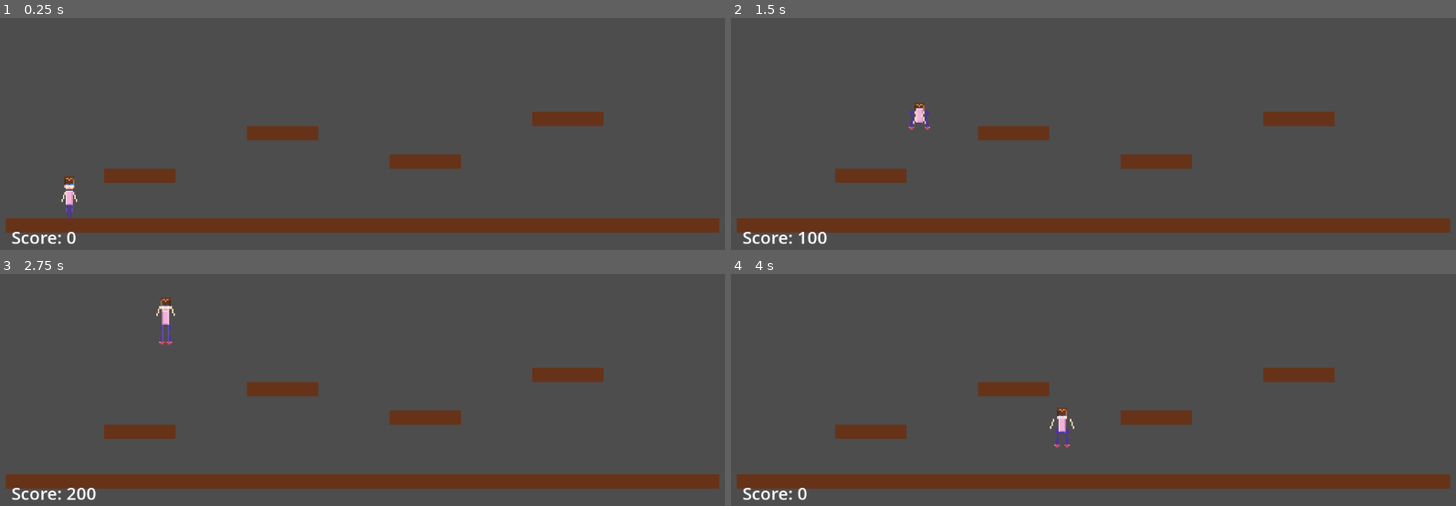
Above: before the commit, frames 1-4 (two rows, left to right).
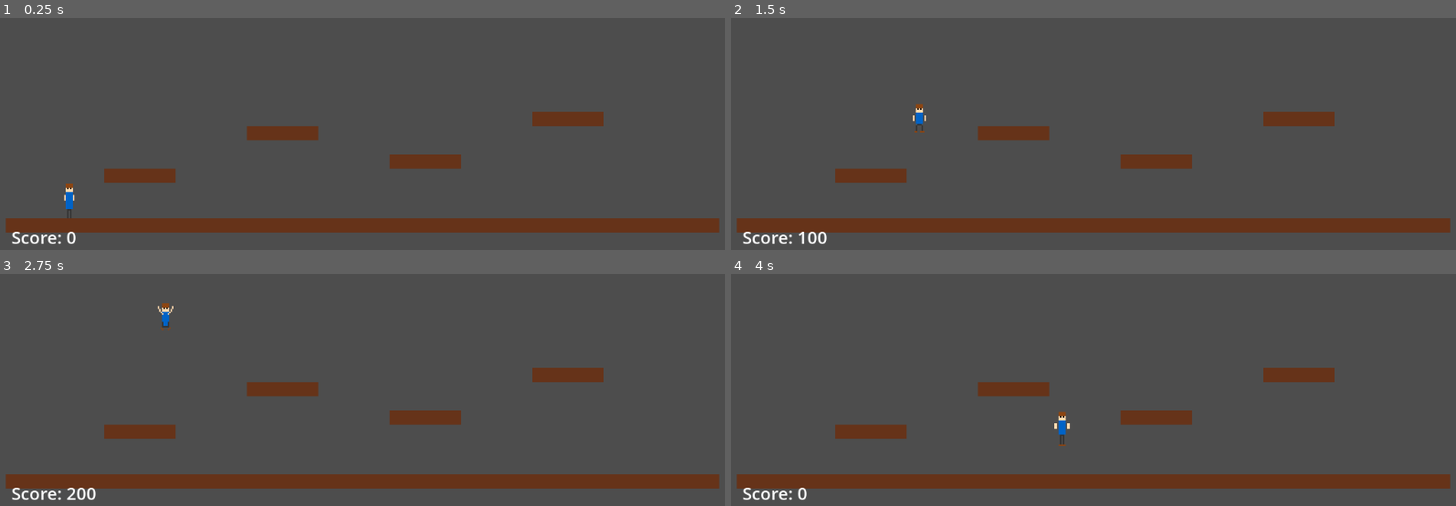
Above: after the commit, the same moments.

Repository: ismetfaik/Simple2DPlatformer
Game: Godot game, scene res://Main.tscn
The game is run twice, just before and just after one commit, with the same random seed, the same clock (stepped at 60 frames per second) and the same inputs.
Inputs:
- Up to frame 1 (0.25 s): no input
- Up to frame 2 (1.5 s): tap Enter at 0.5 s; hold D (move_right) from 0.53 s (still down); tap Space (jump) at 0.6, 0.77, 1.07, 1.35 s
- Up to frame 3 (2.75 s): tap Space (jump) at 1.52, 1.82, 2.1 s; release D (move_right) at 2.03 s; hold A (move_left) from 2.03 s (still down)
- Up to frame 4 (4 s): release A (move_left) at 2.78 s; hold D (move_right) from 2.78 s (still down); tap Space (jump) at 2.85, 3.02, 3.32, 3.6, 3.77 s

The runs differ from the first frame. In frame 1, 0.2% of the frame differs, in the area x 8-11%, y 68-87%; in frame 2, 0.2%; in frame 3, 0.2%; in frame 4, 0.3%, in the area x 43-48%, y 57-75%.

Commit message:
Fix jump arm animation with connected rotation system
- Fix character rendering issue that caused complete disappearance
- Implement natural arm rotation during jump_air animation
- Arms now rotate upward from shoulders using pixel-by-pixel positioning
- Arms remain visually connected to body throughout all animation states
- Restore stable PixelCharacterSprite system with proper proportions
- Update CLAUDE.md to reflect current animation system

🤖 Generated with [Claude Code](https://claude.ai/code)

Co-Authored-By: Claude <noreply@anthropic.com>

Diff:
--- a/scenes/Player.tscn
+++ b/scenes/Player.tscn
@@ -1,7 +1,7 @@
 [gd_scene load_steps=4 format=3 uid="uid://cggydgqeq7d4t"]
 
 [ext_resource type="Script" uid="uid://c3h8dii2my10o" path="res://scripts/Player.gd" id="1_4x8bk"]
-[ext_resource type="Script" path="res://scripts/EnhancedPixelCharacterSprite.gd" id="2_enhanced_pixel"]
+[ext_resource type="Script" path="res://scripts/PixelCharacterSprite.gd" id="2_pixel"]
 
 [sub_resource type="RectangleShape2D" id="RectangleShape2D_1q2kv"]
 size = Vector2(20, 50)
@@ -14,5 +14,5 @@
 [node name="CollisionShape2D" type="CollisionShape2D" parent="."]
 shape = SubResource("RectangleShape2D_1q2kv")
 
-[node name="EnhancedPixelCharacterSprite" type="Node2D" parent="."]
-script = ExtResource("2_enhanced_pixel")
+[node name="PixelCharacterSprite" type="Node2D" parent="."]
+script = ExtResource("2_pixel")
--- a/scripts/PixelCharacterSprite.gd
+++ b/scripts/PixelCharacterSprite.gd
@@ -192,10 +192,21 @@
 		for y in range(-6, 4):
 			draw_pixel(Vector2(x, y), shirt_color, pixel_size)
 
-	# Arms (up)
-	for y in range(-8, -4):
-		draw_pixel(Vector2(-3, y), skin_color, pixel_size)
-		draw_pixel(Vector2(3, y), skin_color, pixel_size)
+	# Left arm (connected, angled up from shoulder)
+	draw_pixel(Vector2(-2, -5), skin_color, pixel_size)  # Shoulder connection
+	draw_pixel(Vector2(-3, -6), skin_color, pixel_size)  # Upper arm
+	draw_pixel(Vector2(-4, -7), skin_color, pixel_size)  # Upper arm
+	draw_pixel(Vector2(-4, -8), skin_color, pixel_size)  # Elbow
+	draw_pixel(Vector2(-5, -9), skin_color, pixel_size)  # Forearm
+	draw_pixel(Vector2(-5, -10), skin_color, pixel_size) # Hand
+
+	# Right arm (connected, angled up from shoulder)
+	draw_pixel(Vector2(2, -5), skin_color, pixel_size)   # Shoulder connection
+	draw_pixel(Vector2(3, -6), skin_color, pixel_size)   # Upper arm
+	draw_pixel(Vector2(4, -7), skin_color, pixel_size)   # Upper arm
+	draw_pixel(Vector2(4, -8), skin_color, pixel_size)   # Elbow
+	draw_pixel(Vector2(5, -9), skin_color, pixel_size)   # Forearm
+	draw_pixel(Vector2(5, -10), skin_color, pixel_size)  # Hand
 
 	# Legs (bent up)
 	draw_pixel(Vector2(-1, 4), pants_color, pixel_size)
--- a/scripts/Player.gd
+++ b/scripts/Player.gd
@@ -14,7 +14,7 @@
 var was_on_ground = false
 
 # Animation variables
-var enhanced_pixel_sprite
+var pixel_character_sprite
 var jump_start_timer = 0.0
 var jump_land_timer = 0.0
 var jump_fall_timer = 0.0
@@ -22,7 +22,7 @@
 var is_crouching = false
 
 func _ready():
-	enhanced_pixel_sprite = $EnhancedPixelCharacterSprite
+	pixel_character_sprite = $PixelCharacterSprite
 
 func _physics_process(delta):
 	handle_gravity(delta)
@@ -74,19 +74,19 @@
 		platform_reached.emit(platform_name)
 
 func update_animation(delta):
-	var EnhancedPixelCharacterSprite = preload("res://scripts/EnhancedPixelCharacterSprite.gd")
+	var PixelCharacterSprite = preload("res://scripts/PixelCharacterSprite.gd")
 
 	# Handle timed animation states
 	if jump_start_timer > 0:
 		jump_start_timer -= delta
 		if jump_start_timer <= 0:
-			enhanced_pixel_sprite.set_animation_state(EnhancedPixelCharacterSprite.AnimationState.JUMP_AIR)
+			pixel_character_sprite.set_animation_state(PixelCharacterSprite.AnimationState.JUMP_AIR)
 			jump_fall_timer = 0.3  # Time before switching to fall animation
 
 	if jump_fall_timer > 0:
 		jump_fall_timer -= delta
 		if jump_fall_timer <= 0 and velocity.y > 0:  # Only switch to fall if actually falling
-			enhanced_pixel_sprite.set_animation_state(EnhancedPixelCharacterSprite.AnimationState.JUMP_FALL)
+			pixel_character_sprite.set_animation_state(PixelCharacterSprite.AnimationState.JUMP_AIR)  # No fall state in original
 
 	if jump_land_timer > 0:
 		jump_land_timer -= delta
@@ -107,20 +107,19 @@
 
 	if just_landed:
 		# Start landing animation
-		enhanced_pixel_sprite.set_animation_state(EnhancedPixelCharacterSprite.AnimationState.JUMP_LAND)
+		pixel_character_sprite.set_animation_state(PixelCharacterSprite.AnimationState.JUMP_LAND)
 		jump_land_timer = 0.25  # Landing recovery time
 		was_jumping = false
 		jump_fall_timer = 0.0
 	elif is_jumping:
 		if not was_jumping:
 			# Start jump sequence
-			enhanced_pixel_sprite.set_animation_state(EnhancedPixelCharacterSprite.AnimationState.JUMP_START)
+			pixel_character_sprite.set_animation_state(PixelCharacterSprite.AnimationState.JUMP_START)
 			jump_start_timer = 0.1  # Brief crouch before jump
 			was_jumping = true
 	elif is_falling and was_jumping:
-		# Continue with fall animation if not already set
-		if jump_fall_timer <= 0:
-			enhanced_pixel_sprite.set_animation_state(EnhancedPixelCharacterSprite.AnimationState.JUMP_FALL)
+		# Continue with air animation
+		pixel_character_sprite.set_animation_state(PixelCharacterSprite.AnimationState.JUMP_AIR)
 	elif is_on_floor():
 		was_jumping = false
 		jump_fall_timer = 0.0
@@ -128,23 +127,14 @@
 
 	# Handle sprite flipping for direction
 	if abs(direction) > 0.1:
-		enhanced_pixel_sprite.scale.x = 1 if direction > 0 else -1
+		pixel_character_sprite.scale.x = 1 if direction > 0 else -1
 
 func determine_ground_animation():
-	var EnhancedPixelCharacterSprite = preload("res://scripts/EnhancedPixelCharacterSprite.gd")
+	var PixelCharacterSprite = preload("res://scripts/PixelCharacterSprite.gd")
 	var direction = Input.get_axis("move_left", "move_right")
 	var movement_speed = abs(velocity.x)
 
-	if is_crouching:
-		if abs(direction) > 0.1:
-			enhanced_pixel_sprite.set_animation_state(EnhancedPixelCharacterSprite.AnimationState.CROUCH_WALK)
-		else:
-			enhanced_pixel_sprite.set_animation_state(EnhancedPixelCharacterSprite.AnimationState.CROUCH)
-	elif abs(direction) > 0.1:
-		# Determine walk vs run based on speed
-		if movement_speed > SPEED * 0.8:  # Running at near full speed
-			enhanced_pixel_sprite.set_animation_state(EnhancedPixelCharacterSprite.AnimationState.RUN)
-		else:
-			enhanced_pixel_sprite.set_animation_state(EnhancedPixelCharacterSprite.AnimationState.WALK)
+	if abs(direction) > 0.1:
+		pixel_character_sprite.set_animation_state(PixelCharacterSprite.AnimationState.WALK)
 	else:
-		enhanced_pixel_sprite.set_animation_state(EnhancedPixelCharacterSprite.AnimationState.IDLE)
+		pixel_character_sprite.set_animation_state(PixelCharacterSprite.AnimationState.IDLE)
Not shown, changed: CLAUDE.md
